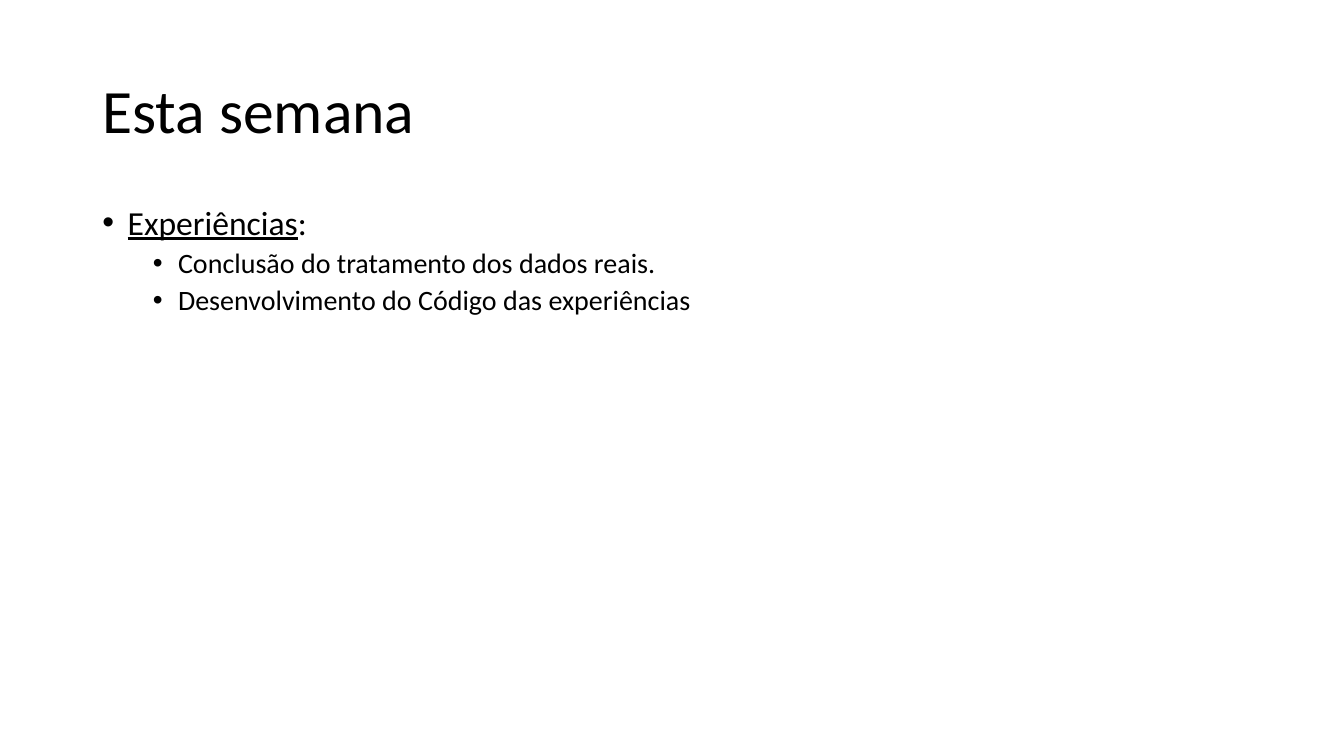
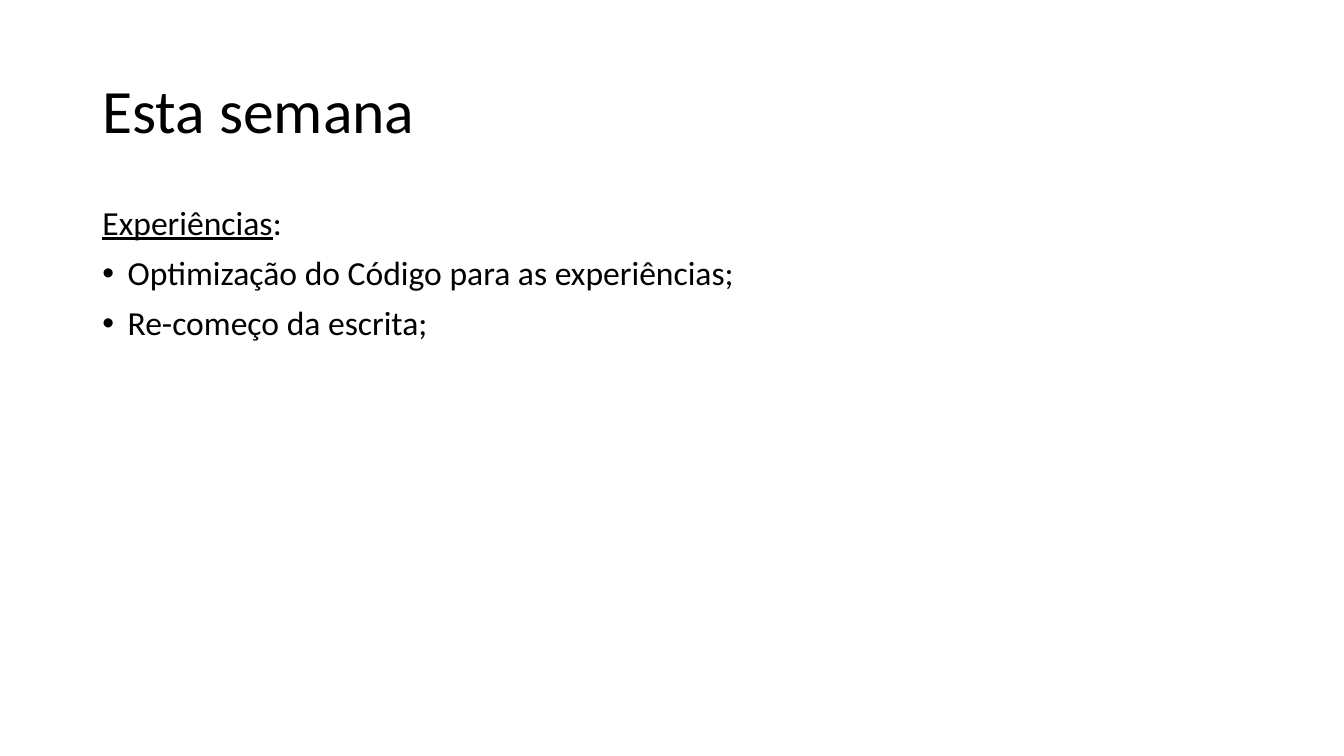
Before and after one commit to MiguelLoureiro98/timecave, a slide deck: slide 3 of papers/.ppt/TimeSeriesCV_31052024.pptx. Drawn at 1344x756 pixels with LibreOffice and Linux fonts; fonts in the diff are those of the drawing. Boxes give left, top, right and bottom in pixels: in the first picture for what was removed or moved away, otherwise in the second. Text is boxed around its words. In the diff, an @@ line names an element or a change of style, - is before the commit and + after.

```diff
--- a/papers/.ppt/TimeSeriesCV_31052024.pptx
+++ b/papers/.ppt/TimeSeriesCV_31052024.pptx
@@ text at <box>102,212,281,241</box>: bullet • to none @@
@@ text at <box>128,261,734,341</box>: text changed; size 20 to 24 pt @@
-  • Conclusão do tratamento dos dados reais.
-  • Desenvolvimento do Código das experiências
+• Optimização do Código para as experiências;
+• Re-começo da escrita;
```
Also in this commit, not shown: 4 other slides changed, 8 slides added, 16 slides removed, 1 other file.
